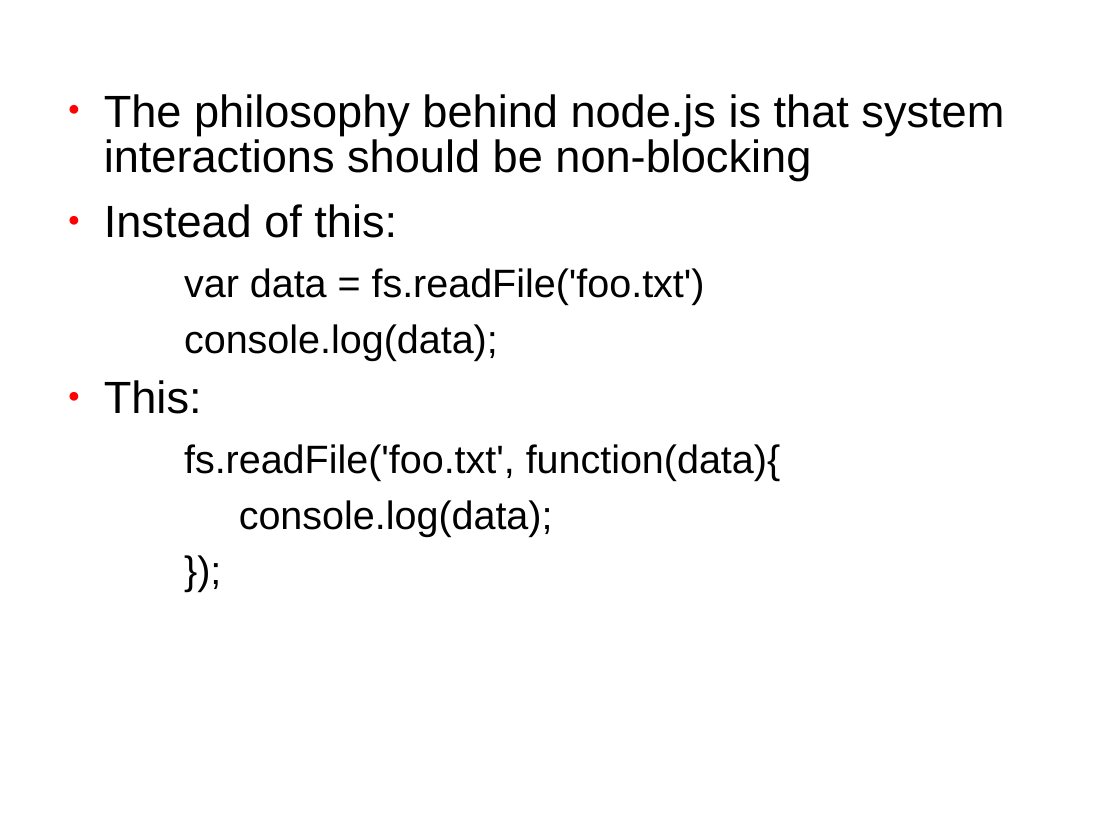
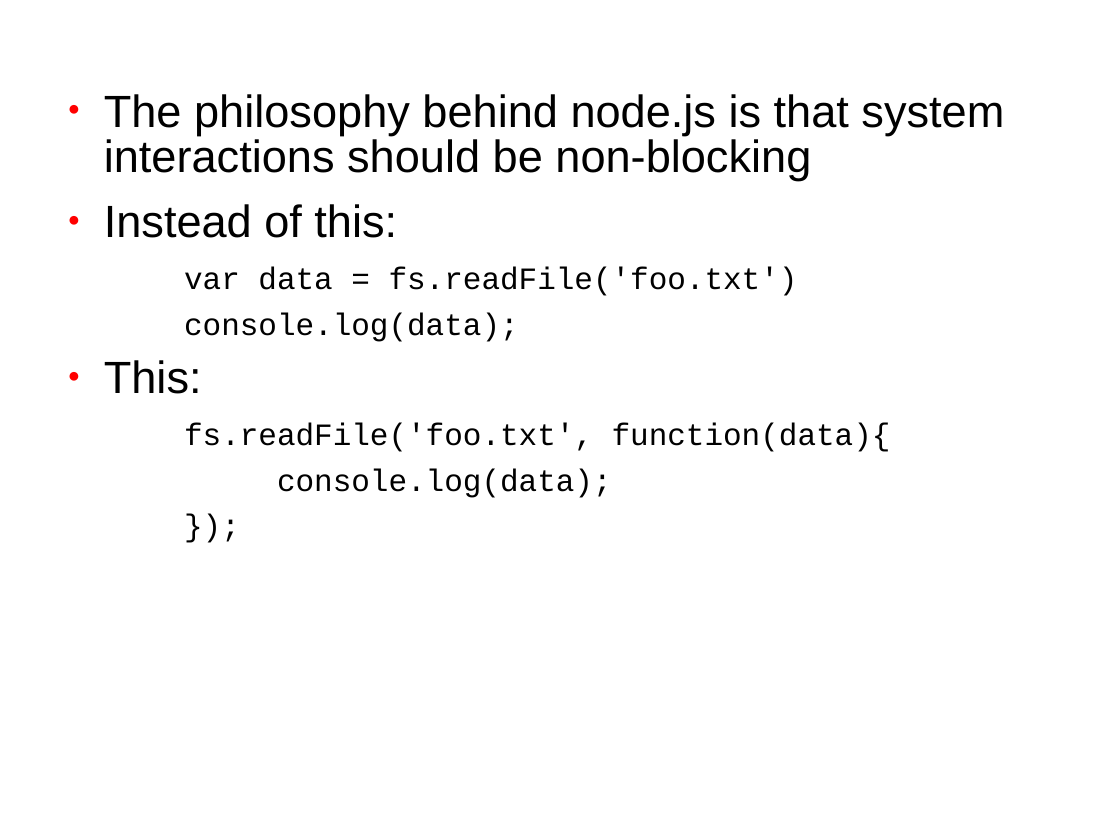
Before and after one commit to jamescarr/intro-to-nodejs, a slide deck: slide 4 of IntroToNodeJs.ppt. Drawn at 1120x840 pixels with LibreOffice and Linux fonts; fonts in the diff are those of the drawing; background and template pictures are left out. Boxes give left, top, right and bottom in pixels: in the first picture for what was removed or moved away, otherwise in the second. Text is boxed around its words. In the diff, an @@ line names an element or a change of style, - is before the commit and + after.

```diff
--- a/IntroToNodeJs.ppt
+++ b/IntroToNodeJs.ppt
@@ text at [184,267,891,498]: size 28 to 22 pt, font Arial to Courier New in "var data = fs.readFile('foo.txt')", "console.log(data);", "fs.readFile('foo.txt', function(data){", "console.log(data);" and 1 more places; line spacing 0.83 to 0.79 @@
```
Also in this commit, not shown: 2 other slides changed.
